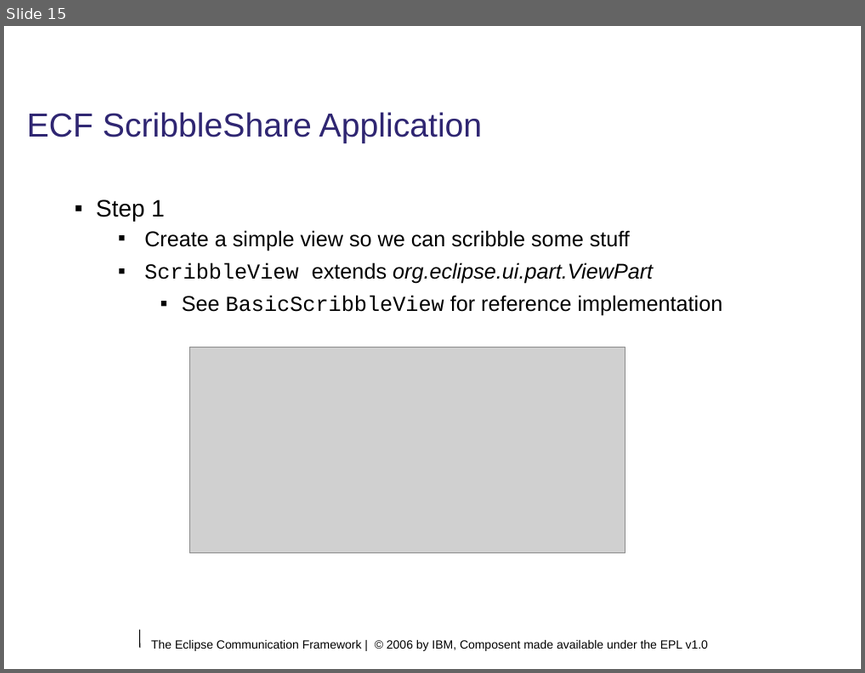
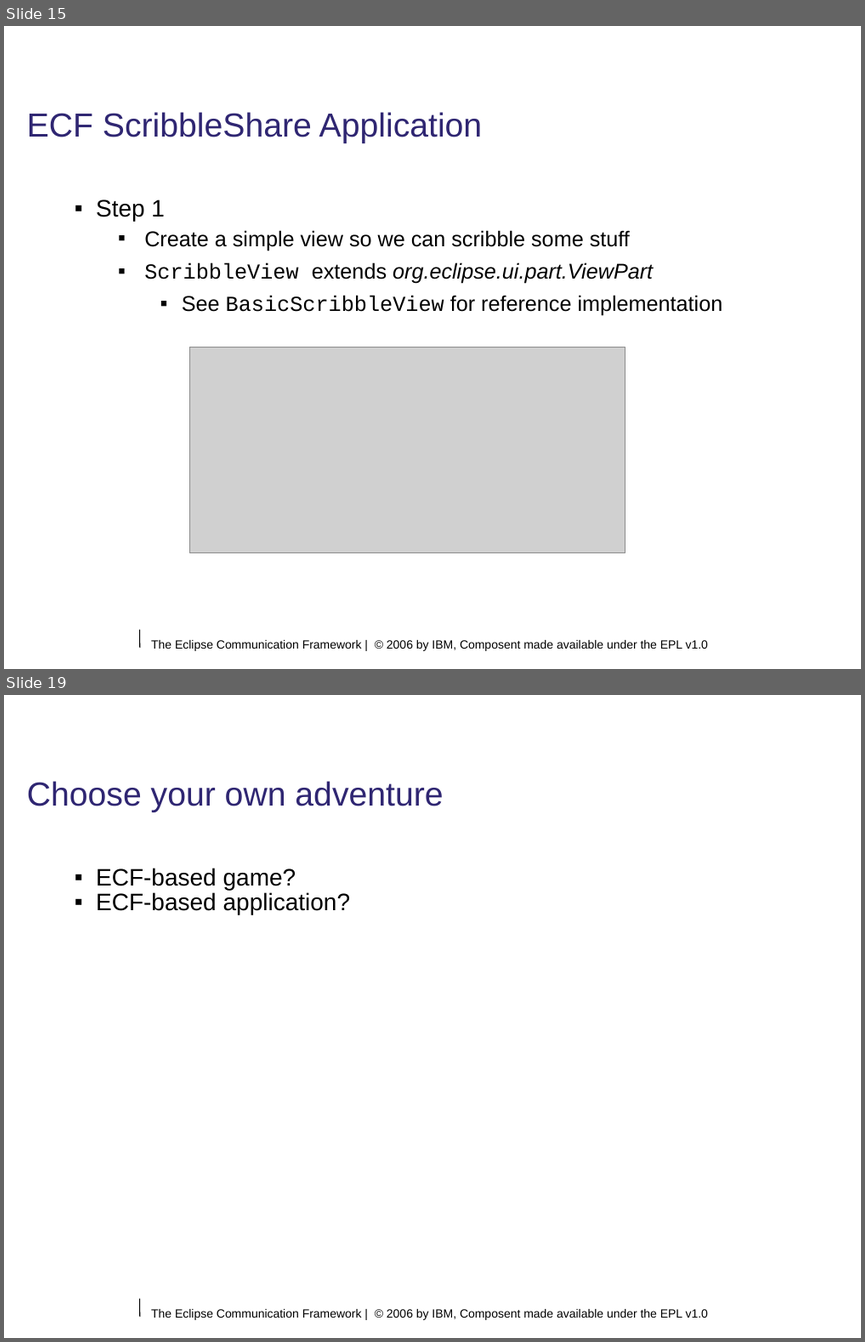
Before and after one commit to eclipse/ecf, a slide deck: doc/tutorials/EclipseCON 2006/module2.odp. Shown one above the other, each under a label of ours: slide 15 before the commit, slides 15 and 19 after it; the slides between them are not shown. The pictures are 865x673 and 865x1342 pixels, drawn with LibreOffice and Linux fonts; fonts in the diff are those of the drawing; grey boxes stand for pictures; background and template pictures are left out. Boxes give left, top, right and bottom in pixels: in the first picture for what was removed or moved away, otherwise in the second. Text is boxed around its words. In the diff, an @@ line names an element or a change of style, - is before the commit and + after.

```diff
--- a/doc/tutorials/EclipseCON 2006/module2.odp
+++ b/doc/tutorials/EclipseCON 2006/module2.odp
@@ slide 19 added at <box>4,695,861,1338</box>, background #FFFFFF; not listed: 2 template elements that a slide beside it also shows @@
@@ title added at <box>27,781,443,812</box>, 28 pt, text #2F2672 @@
+Choose your own adventure
@@ text added at <box>96,868,351,914</box>, 20 pt, text #000000 @@
+▪ ECF-based game?
+▪ ECF-based application?
```
Also in this commit, not shown: 1 slide changed, 2 other slides added, 1 other file.
